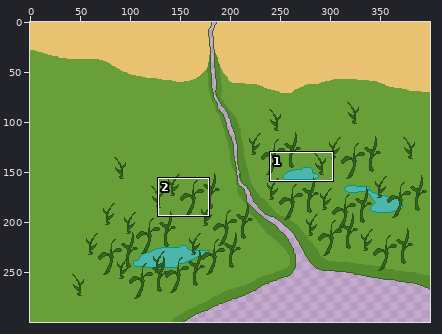
File history of a pixel-art file, res/bg/world5.aseprite. The first picture is a wide view before the edit; the outline marks the close-up.
Close-up. Before the edit:
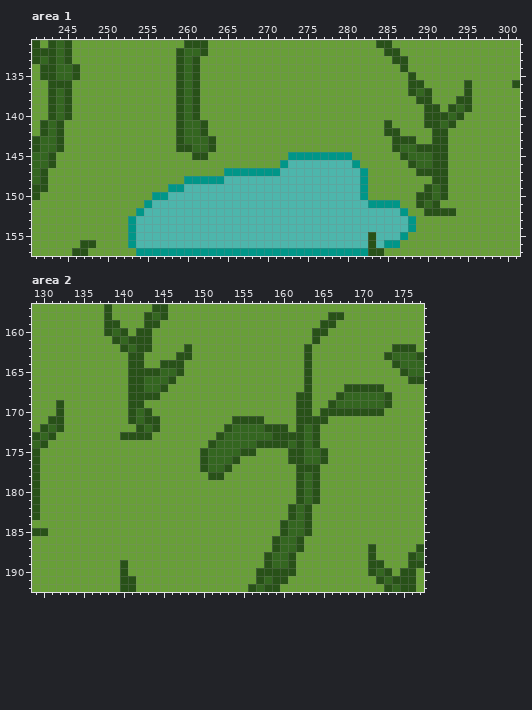
400x300 pixels, 1 frame. Colours within 5 levels of each other are drawn and written as one. Shown: area 1: x 241..301, y 131..157; area 2: x 129..177, y 157..192.
New version:
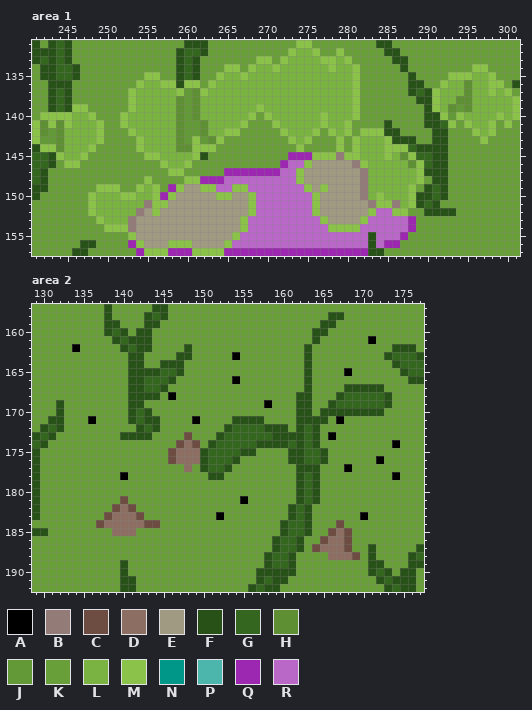
Palette (. is transparent): A #000000  B #937c78  C #6d4c41  D #8d6e63  E #a09a83  F #285118  G #346620  H #5e8f33  J #639937  K #689f38  L #7bb342  M #8bc34a  N #009688  P #4db6ac  Q #9c27b0  R #ba68c8
The exact change:
layer "Layer 4" added
Area 1, layers "Layer 4", "Layer 3":
y 131: x 274..275 KK -> MM
y 132: x 273..276 KKKK -> MLLM; x 279 K -> M
y 133: x 269..270 KK -> MM; x 272..280 KKKKKKKKK -> MLLLLMMLM
y 134: x 265..266 KK -> MM; x 268..281 KKKKKKKKKKKKKK -> MLLMLLLLLLMLLM; x 296..297 KK -> MM
y 135: x 255..256 KK -> MM; x 264..281 KKKKKKKKKKKKKKKKKK -> MLLMLLLLLLLLLLLLLM; x 293..298 KKKKKK -> MMMLLM
y 136: x 254..258 KKKKK -> MLLMM; x 260..261 GF -> MM; x 263..281 KKKKKKKKKKKKKKKKKKK -> MLLLLLLLLLLLLLLLLLM; x 292..299 KKKFKKKK -> MLLHLLMM
y 137: x 253..281 KKKKKKFGFKKKKKKKKKKKKKKKKKKKK -> MLLLLLMJHMLLLLLLLLLLLLLLLLLLM; x 291..300 KKKKFKKKKK -> MLLLHLLMLM
y 138: x 253..281 KKKKKKFGFKKKKKKKKKKKKKKKKKKKK -> MLLLLLHJHLLLLLLLLLLLLLLLLLLLM; x 291..301 KKKFFKKKKKK -> MLLHHLLLLLM
y 139: x 246..247 KK -> MM; x 253..281 KKKKKKFGFKKKKKKKKKKKKKKKKKKKK -> MLLLLLHJHLLLLLLLMLLLLLLLLLLLM; x 291..301 FKFGFKKKKKK -> MLHJHLLLLLM
y 140: x 242..248 KFGFKKK -> MMMMLLM; x 252..268 KKKKKKKFGFKKKKKKK -> MLLLLLLHJHLLLLLLM; x 270..281 KKKKKKKKKKKK -> MLLLLLLMLLLM; x 292..301 FGFKKKKKKK -> MJMLLLLMLM
y 141: x 241..249 KFGFKKKKK -> MHMHMLLLM; x 252..267 KKKKKKKFGGFKKKKK -> MLLLLLLHJJHLLLLM; x 271..280 KKKKKKKKKK -> MLLLLLMLLM; x 293 F -> M; x 295..298 KKKK -> MLLM; x 300 K -> M
y 142: x 241..249 KFGFKKKKK -> MHJHLLLLM; x 253..266 KKKKKKFGGFKKKK -> MLLLLLHJJHLLMM; x 272..276 KKKKK -> MLLLM; x 278..280 KKK -> MLM; x 282..284 KKK -> MMM; x 296..298 KKK -> MLM
y 143: x 241..249 FGGFKKKKK -> MJJHLLLLM; x 254..264 KKKKKFGGGFK -> MLLLLHJMJHM; x 273..275 KKK -> MLM; x 279 K -> M; x 281..285 KKKKK -> MLLLM; x 297 K -> M
y 144: x 242..248 GGFKKKK -> MMHLLLM; x 254..263 KKKKKFFGGF -> MLLLLHHMMM; x 274 K -> M; x 279 K -> M; x 281..287 KKKKKFG -> MLLLMMM
y 145: x 244..247 KKKK -> MLLM; x 255..261 KKKKKKF -> MMLLLLM; x 273..288 NNNNNNNNKKKKKKFG -> QQQMMMBMMLLLMLHM
y 146: x 245..246 KK -> MM; x 257..260 KKKK -> MLLM; x 272..289 NPPPPPPPPNKKKKKKFG -> QRRMEEEEEBMLLLLLHM
y 147: x 258..259 KK -> MM; x 265..289 NNNNNNNPPPPPPPPPPNKKKKKKF -> QQQQQQQRRMEEEEEEEBLLLLLLM
y 148: x 255 K -> M; x 260..289 NNNNNPPPPPPPPPPPPPPPPPNKKKKKKK -> MMQQQRRRRRRRRRMEEEEEEEBLLLLLLM
y 149: x 249..251 KKK -> MMM; x 254..256 KKK -> MLM; x 258..288 NNPPPPPPPPPPPPPPPPPPPPPPNKKKKKK -> QMEEMMRRMMRRRRRRRMEMEEEEBLLLLLM
y 150: x 248..288 KKKKKKKKNNPPPPPPPPPPPPPPPPPPPPPPPPNKKKKKK -> MLLLMMLLMQMEEEEEMMEEMRRRRRRRMEEEEEBLMLLLM
y 151: x 248..288 KKKKKKKNPPPPPPPPPPPPPPPPPPPPPPPPPPPNNNNKK -> MLLLLLLBMMEEEEEEEEEEMRRRRRRRMEEEEEEBMMBLM
y 152: x 248..287 KKKKKKNPPPPPPPPPPPPPPPPPPPPPPPPPPPPPPPPN -> MLLLLLBEMEEEEEEEEEEEMRRRRRRRMEEEEEEMRRMM
y 153: x 249..288 KKKKNPPPPPPPPPPPPPPPPPPPPPPPPPPPPPPPPPPN -> MLLLBEEEEEEEEEEEEEMRRRRRRRRRMEEEEMRRRRRQ
y 154: x 250..288 KKKNPPPPPPPPPPPPPPPPPPPPPPPPPPPPPPPPPPN -> MMMBEEEEEEEEEEEEEMRRRRRRRRRRMMMMRRRRRRQ
y 155: x 253..282 NPPPPPPPPPPPPPPPPPPPPPPPPPPPPP -> MEEEEEEEEEEEEMRRRRRRRRRRRRRRRR; x 284..287 PPPN -> RRRQ
y 156: x 253..282 NPPPPPPPPPPPPPPPPPPPPPPPPPPPPP -> QMEEEMMMEEEEMRRRRRRRRRRRRRRRRR; x 284..286 PNN -> RQQ
y 157: x 254..282 NNNNNNNNNNNNNNNNNNNNNNNNNNNNN -> QMMMQQQMMMMQQQQQQQQQQQQQQQQQQ
Area 2, layer "Layer 4":
y 161: x 171 K -> A
y 162: x 134 K -> A
y 163: x 154 K -> A
y 165: x 168 K -> A
y 166: x 154 K -> A
y 168: x 146 K -> A
y 169: x 158 K -> A
y 171: x 136 K -> A; x 149 K -> A; x 167 K -> A
y 173: x 148 K -> C; x 166 K -> A
y 174: x 147..149 KKK -> CDC; x 174 K -> A
y 175: x 146..149 KKKK -> CDDD
y 176: x 146..149 KKKK -> CDDD; x 172 K -> A
y 177: x 148 K -> D; x 168 K -> A
y 178: x 140 K -> A; x 174 K -> A
y 181: x 140 K -> C; x 155 K -> A
y 182: x 139..141 KKK -> CDC
y 183: x 138..142 KKKKK -> CDDDC; x 152 K -> A; x 170 K -> A
y 184: x 137..144 KKKKKKKK -> CDDDDDCC; x 167 K -> C
y 185: x 139..141 KKK -> DDD; x 166..168 KKK -> CDC
y 186: x 165..168 KKKK -> CDDC
y 187: x 164..168 KKKKK -> CDDDC
y 188: x 166..169 KKKK -> DDDC
